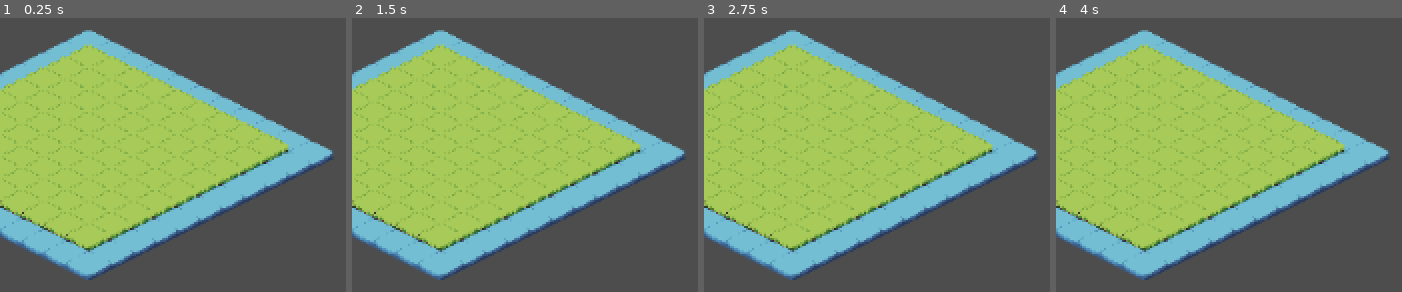
Above: before the commit, frames 1-4 (left to right).
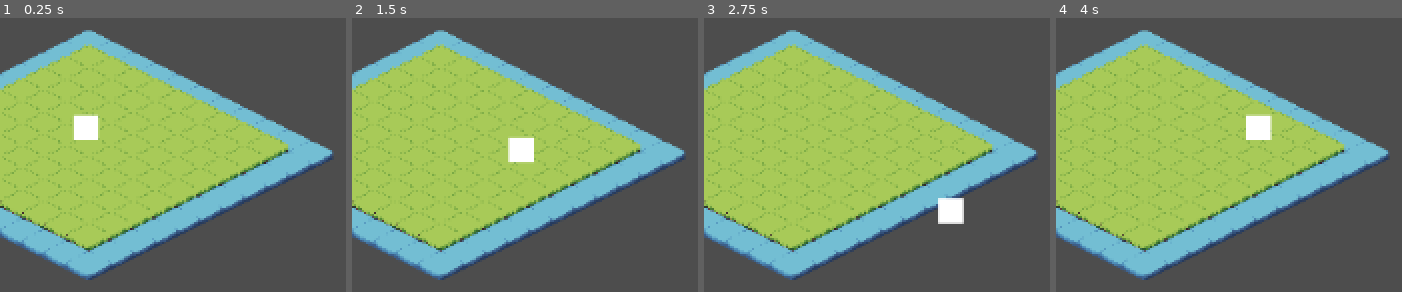
Above: after the commit, the same moments.

Repository: Rodynos/Journey-Godot-Wild-Jam
Game: Godot game, scene res://CharacterMovement (tilemaplayer).tscn
Two runs of this game, one before a commit and one after it. Both use one fixed random seed, a clock stepped at 60 frames per second and the inputs below. Before the commit the project has no main scene; this scene is started directly in both runs.
Inputs:
- Up to frame 1 (0.25 s): no input
- Up to frame 2 (1.5 s): tap Enter at 0.5 s; hold D (move_right, bound only after the commit) 0.53-1.28 s; tap Space at 1.25 s; hold S (move_down, bound only after the commit) from 1.28 s (still down)
- Up to frame 3 (2.75 s): tap Enter at 2 s; release S (move_down, bound only after the commit) at 2.03 s; hold D (move_right, bound only after the commit) from 2.03 s (still down)
- Up to frame 4 (4 s): release D (move_right, bound only after the commit) at 2.78 s; hold W (move_up, bound only after the commit) 2.78-3.53 s; hold A (move_left, bound only after the commit) from 3.53 s (still down)

The runs differ from the first frame. In frame 1, 0.7% of the frame differs, in the area x 21-29%, y 35-45%; in frame 2, 0.7%; in frame 3, 0.7%, in the area x 67-76%, y 65-76%; in frame 4, 0.7%.

Commit message:
Working Player Controller, need to fix bugs

Diff:
--- a/CharacterMovement (tilemaplayer).tscn
+++ b/CharacterMovement (tilemaplayer).tscn
@@ -1,6 +1,7 @@
 [gd_scene format=4 uid="uid://ctrbw07fh68x"]
 
 [ext_resource type="Texture2D" uid="uid://ci5ebovf35vf6" path="res://isometric tileset/spritesheet.png" id="1_fb5pk"]
+[ext_resource type="PackedScene" uid="uid://ugb7mivuiu4t" path="res://player.tscn" id="2_pkm61"]
 
 [sub_resource type="TileSetAtlasSource" id="TileSetAtlasSource_pkm61"]
 texture = ExtResource("1_fb5pk")
@@ -440,3 +441,6 @@
 [node name="TileMapLayer" type="TileMapLayer" unique_id=750246002]
 tile_map_data = PackedByteArray("AAAEAAMAAAACAAIAAAAEAAIAAAACAAIAAAAEAAEAAAACAAIAAAAFAAEAAAACAAIAAAAGAAEAAAACAAIAAAAGAA …(1856 unchanged characters)…
 tile_set = SubResource("TileSet_lo3jd")
+
+[node name="Player" parent="." unique_id=1328392468 instance=ExtResource("2_pkm61")]
+position = Vector2(62, 105)
--- a/Player/player.gd
+++ b/Player/player.gd
@@ -21,18 +21,24 @@
 var KEY_RIGHT = false
 var KEY_LEFT = false
 
-func _process(delta: float) -> void:
+func _process(_delta: float) -> void:
 	pass
-	set_input()
+	get_input()
 	set_direction()
 	move()
 
-func set_input():
-	read_input(KEY_UP, "move_up")
-	read_input(KEY_DOWN, "move_down")
-	read_input(KEY_RIGHT, "move_right")
-	read_input(KEY_LEFT, "move_left")
+func get_input():
+	if Input.is_action_pressed("move_up"): KEY_UP = true
+	else: KEY_UP = false
 
+	if Input.is_action_pressed("move_down"): KEY_DOWN = true
+	else: KEY_DOWN = false
+
+	if Input.is_action_pressed("move_left"): KEY_LEFT = true
+	else: KEY_LEFT = false
+
+	if Input.is_action_pressed("move_right"): KEY_RIGHT = true
+	else: KEY_RIGHT = false
 
 func set_direction():
 	if KEY_UP:
@@ -51,7 +57,7 @@
 		current_direction = direction.LEFT
 	elif KEY_RIGHT:
 		current_direction = direction.RIGHT
-	else: current_direction - direction.IDLE
+	else: current_direction = direction.IDLE
 
 
 func move():
@@ -89,8 +95,3 @@
 
 func cartesian_to_isometric(cartesian):
 	return Vector2(cartesian.x - cartesian.y, (cartesian.x + cartesian.y) / 2)
-
-
-func read_input(KEY: bool, action: StringName):
-	if Input.is_action_pressed(action): return true
-	else: return false
--- a/player.tscn
+++ b/player.tscn
@@ -3,7 +3,7 @@
 [ext_resource type="Script" uid="uid://pu1i5r0kfhdy" path="res://Player/player.gd" id="1_4flbx"]
 
 [sub_resource type="CircleShape2D" id="CircleShape2D_onrkg"]
-radius = 3.0
+radius = 5.0990195
 
 [sub_resource type="BoxMesh" id="BoxMesh_i3pqv"]
 
@@ -16,6 +16,6 @@
 shape = SubResource("CircleShape2D_onrkg")
 
 [node name="MeshInstance2D" type="MeshInstance2D" parent="." unique_id=1365864251]
-position = Vector2(2.3841858e-07, -2)
-scale = Vector2(5.5, 5.5)
+position = Vector2(9.536743e-07, -7)
+scale = Vector2(17.749998, 17.75)
 mesh = SubResource("BoxMesh_i3pqv")
--- a/project.godot
+++ b/project.godot
@@ -11,8 +11,32 @@
 [application]
 
 config/name="Journey"
+run/main_scene="uid://ctrbw07fh68x"
 config/features=PackedStringArray("4.6", "GL Compatibility")
 config/icon="res://icon.svg"
+
+[input]
+
+move_up={
+"deadzone": 0.2,
+"events": [Object(InputEventKey,"resource_local_to_scene":false,"resource_name":"","device":-1,"window_id":0,"alt_pressed":false,"shift_pressed":false,"ctrl_pressed":false,"meta_pressed":false,"pressed":false,"keycode":0,"physical_keycode":87,"key_label":0,"unicode":119,"location":0,"echo":false,"script":null)
+]
+}
+move_down={
+"deadzone": 0.2,
+"events": [Object(InputEventKey,"resource_local_to_scene":false,"resource_name":"","device":-1,"window_id":0,"alt_pressed":false,"shift_pressed":false,"ctrl_pressed":false,"meta_pressed":false,"pressed":false,"keycode":0,"physical_keycode":83,"key_label":0,"unicode":115,"location":0,"echo":false,"script":null)
+]
+}
+move_left={
+"deadzone": 0.2,
+"events": [Object(InputEventKey,"resource_local_to_scene":false,"resource_name":"","device":-1,"window_id":0,"alt_pressed":false,"shift_pressed":false,"ctrl_pressed":false,"meta_pressed":false,"pressed":false,"keycode":0,"physical_keycode":65,"key_label":0,"unicode":97,"location":0,"echo":false,"script":null)
+]
+}
+move_right={
+"deadzone": 0.2,
+"events": [Object(InputEventKey,"resource_local_to_scene":false,"resource_name":"","device":-1,"window_id":0,"alt_pressed":false,"shift_pressed":false,"ctrl_pressed":false,"meta_pressed":false,"pressed":false,"keycode":0,"physical_keycode":68,"key_label":0,"unicode":100,"location":0,"echo":false,"script":null)
+]
+}
 
 [physics]
 
